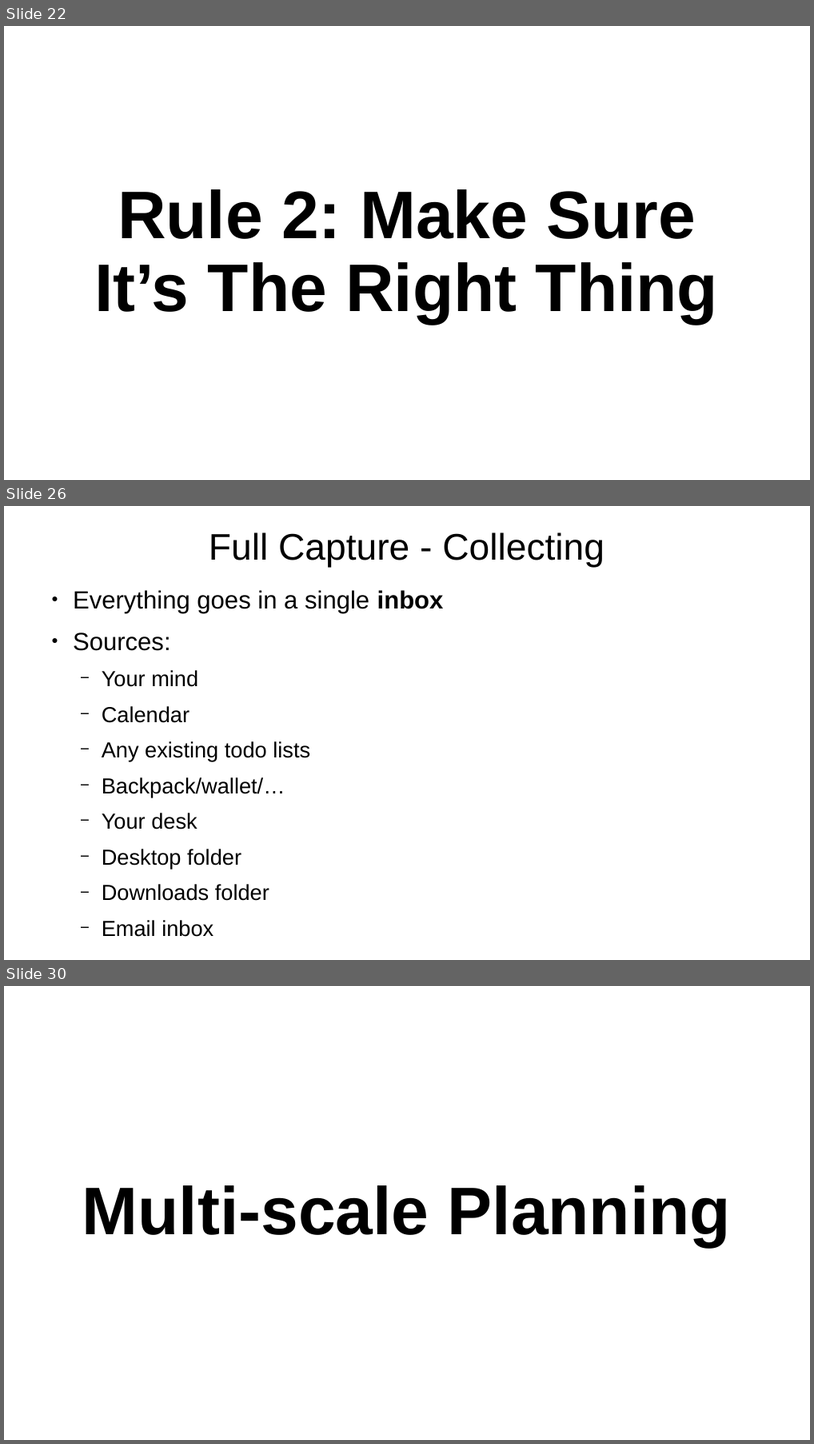
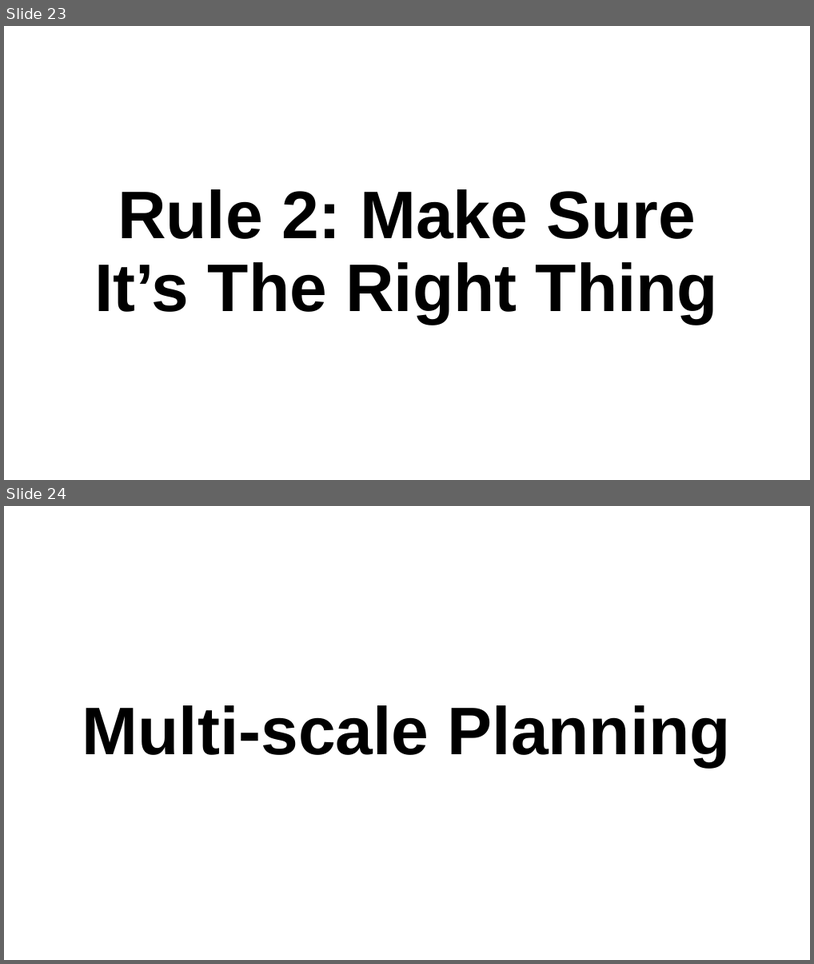
Before and after one commit to arnegevaert/SC26, a slide deck: personal_effectiveness.odp. Shown one above the other, each under a label of ours: slides 22, 26 and 30 before the commit, slides 23 and 24 after it; the slides between them are not shown. The pictures are 814x1444 and 814x964 pixels, drawn with LibreOffice and Linux fonts; fonts in the diff are those of the drawing. Boxes give left, top, right and bottom in pixels: in the first picture for what was removed or moved away, otherwise in the second. Text is boxed around its words. In the diff, an @@ line names an element or a change of style, - is before the commit and + after.

```diff
--- a/personal_effectiveness.odp
+++ b/personal_effectiveness.odp
@@ slide 26 removed at [4,506,810,960], background #FFFFFF @@
@@ title removed at [209,532,605,568] @@
-Full Capture - Collecting
@@ text removed at [73,590,444,900] @@
-● Everything goes in a single inbox
-● Sources:
-  − Your mind
-  − Calendar
-  − Any existing todo lists
-  − Backpack/wallet/…
-  − Your desk
-  − Desktop folder
-  − Downloads folder
-  − Email inbox
-  − ...
@@ what was slide 22 is now slide 23 @@
@@ what was slide 30 is now slide 24 @@
```
Also in this commit, not shown: 7 slides changed, 14 slides added, 4 other slides removed.
